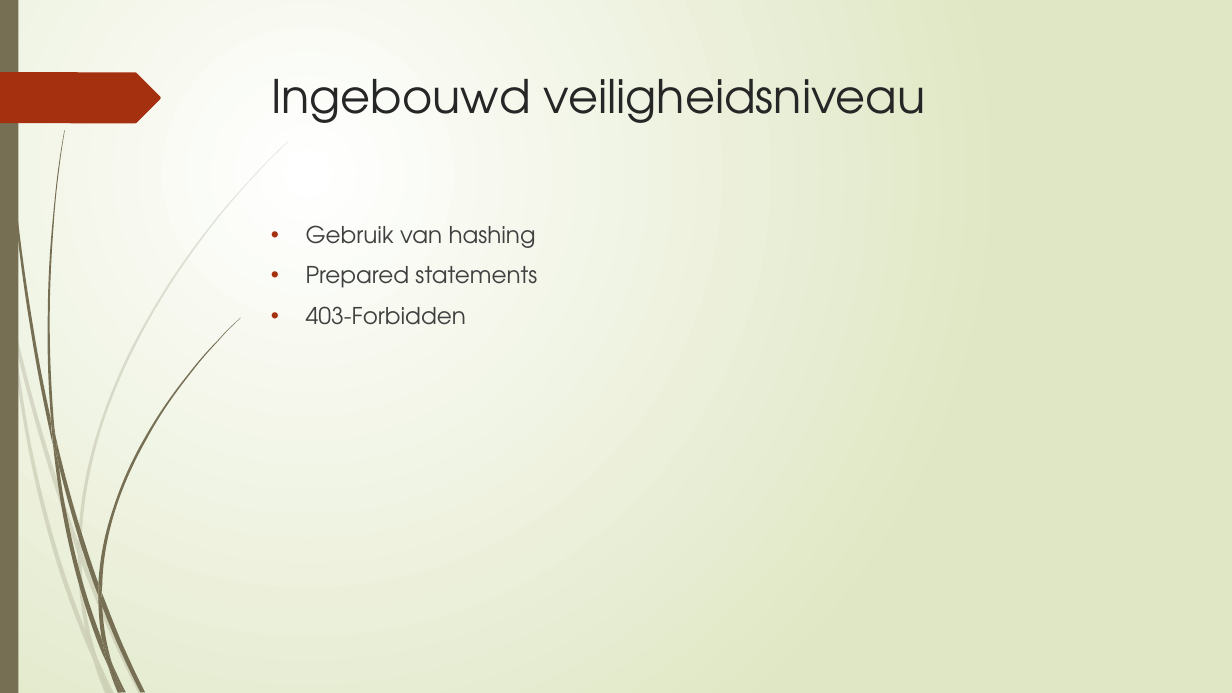
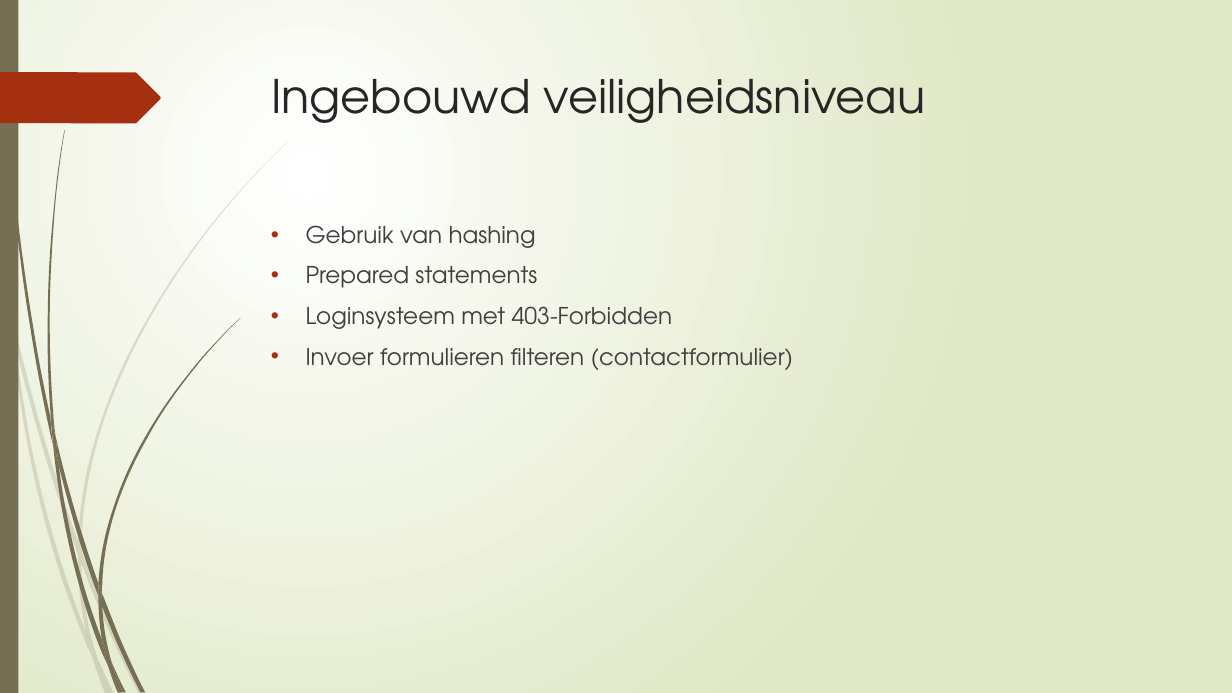
Before and after one commit to Carlodeboer/GFY1-03, a slide deck: slide 7 of Opleveren/Sprint 3 presentatie.pptx. Drawn at 1232x693 pixels with LibreOffice and Linux fonts; fonts in the diff are those of the drawing. Boxes give left, top, right and bottom in pixels: in the first picture for what was removed or moved away, otherwise in the second. Text is boxed around its words. In the diff, an @@ line names an element or a change of style, - is before the commit and + after.

```diff
--- a/Opleveren/Sprint 3 presentatie.pptx
+++ b/Opleveren/Sprint 3 presentatie.pptx
@@ text at box(306, 306, 794, 370): text changed @@
-• 403-Forbidden
+• Loginsysteem met 403-Forbidden
+• Invoer formulieren filteren (contactformulier)
```
Also in this commit, not shown: 2 other slides changed.
